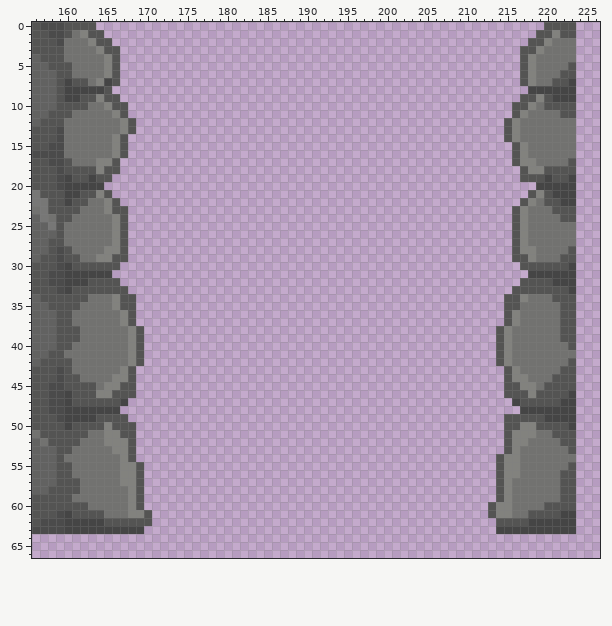
File history of a pixel-art file, godot_project/Assets/Sprites/Tilesets/Level1/level1_tileset.aseprite. Above, as it was before the edit.
512x512 pixels, 1 frame. Colours within 5 levels of each other are drawn and written as one. Shown: x 156..226, y 0..66.
Now the later version:
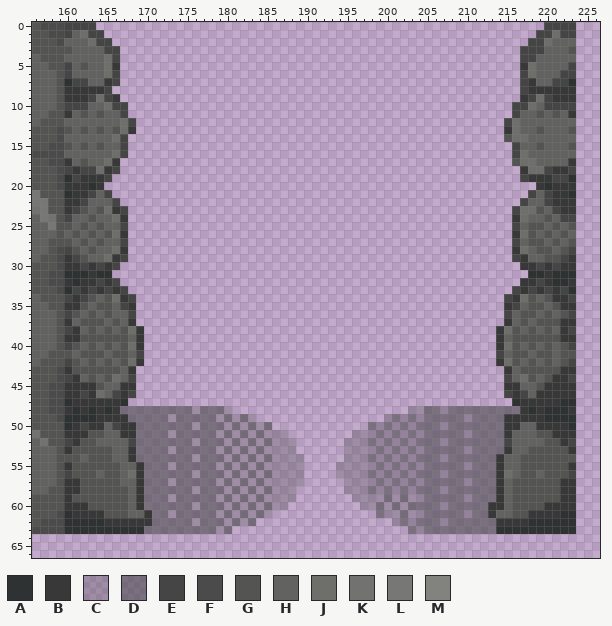
Palette (. is transparent): A #2e3232  B #383838  C #4444444a  D #45454592  E #454545  F #4b4b4b  G #545453  H #626261  J #6e6e6a  K #727270  L #777776  M #82827e
What changed:
y 0: x 160..163 GGGG -> EEEE; x 220..223 GGGG -> EEEE
y 1: x 160..164 GKMGG -> EHJEE; x 219..223 GGMGG -> EEJEE
y 2: x 160..165 KKKMGG -> HHHJEE; x 218..223 GGMKKK -> EEJHHH
y 3: x 160..166 KKKKMGG -> GHHHHEE; x 217..223 GGMKKKK -> EEEHHHG
y 4: x 160..166 KKKKKMG -> HHHHHJE; x 217..223 GMKKKKK -> EEHHHHH
y 5: x 160..166 GKKKKMG -> EHGHHJB; x 217..223 GMKKKKG -> BJHHHHE
y 6: x 160..166 GKKKKMG -> EHHHHJE; x 217..223 GMKKKGG -> EJHHHEE
y 7: x 160..166 EGGKMEG -> AEEHHBE; x 217..223 GMKKGGE -> EBHHEEA
y 8: x 160..165 EEEEEG -> BBBBBE; x 217..223 .EEEEEE -> EBBBBBB
y 9: x 160..166 EEGGMGG -> BBBEJEB; x 217..223 GGMGEEE -> BEJEBBB
y 10: x 160..167 GGGKKMGG -> EEEHHJEE; x 216..223 GGMKGGGG -> EEJHEEEE
y 11: x 160..167 GKKKKKMG -> BHGHGHHE; x 216..223 GMKKKKGG -> EHHGHGHB
y 12: x 160..168 KKKKKKKMG -> HHHHHHHJE; x 215..223 GMKKKKKKK -> EJHHHHHHH
y 13: x 160..168 KKKKKKKMG -> GHGHGHGJB; x 215..223 GMKKKKKKK -> BJHHGHHHG
y 14: x 160..167 KKKKKKMG -> HHHHHHJE; x 216..223 MKKKKKKK -> JJHHHHHH
y 15: x 160..167 KKKKKKMG -> GHGHGHHE; x 216..223 GMKKKKKK -> EHHGHHHG
y 16: x 160..167 KKKKKKMG -> HHHHHHJE; x 216..223 GMKKKKKK -> EJHHHHHH
y 17: x 160..166 GKKKMMG -> BHGHHJB; x 217..223 MMKKKKG -> JJHHHHB
y 18: x 160..166 GGGGMGG -> EBEEJBE; x 217..223 GMMGGGG -> BJJEBBE
y 19: x 160..165 EGGEGG -> AEBBBE; x 217..223 GGGEGGE -> EBBBEEA
y 20: x 160..164 EEEEE -> BBBAB; x 219..223 EEEEE -> BABBB
y 21: x 160..165 EEGGMG -> ABBEHE; x 218..223 GMGEEE -> EHEBBA
y 22: x 160..166 EGGKKMG -> BBEHHHE; x 217..223 GMKGGEE -> EHHEBBB
y 23: x 160..167 GGKKKMGG -> BEGHGJBE; x 216..223 GMKKKGGG -> EJJGHEBB
y 24: x 160..167 GKKKKKMG -> EHHGHHJB; x 216..223 GMKKKKGG -> BJHHGHEE
y 25: x 160..167 KKKKKKMG -> GHGHGHHE; x 216..223 GMKKKKKK -> EHGGHGHG
y 26: x 160..167 KKKKKKMG -> HGHGHGJB; x 216..223 GMKKKKKK -> BJGHGHGH
y 27: x 160..167 KKKKKKMG -> GHGHGHHE; x 216..223 GMKKKKKK -> EHGGHGHG
y 28: x 160..167 GKKKKMMG -> EGHGHHJB; x 216..223 GMMKKKKG -> BJHGGHGE
y 29: x 160..167 GGKKMMGG -> BEGHHJBE; x 216..223 GGMKKKGG -> EBHHGGEB
y 30: x 160..166 EGGGGGG -> BBEBEBE; x 217..223 GGGGGGE -> BBEBEBB
y 31: x 160..165 EEEEEE -> AAABAA; x 218..223 EEEEEE -> AABAAA
y 32: x 160..166 EEEGGGG -> BABBEBE; x 217..223 GGGGEEE -> BBEBAAB
y 33: x 160..167 EGGGGGGG -> AEBEBEBE; x 216..223 GGGGGGGE -> EBEBEBEA
y 34: x 160..168 GGGKKKMGG -> EBEGHGJBE; x 215..223 GGMKKKGGG -> EBJGHGBBE
y 35: x 160..168 GGKKKKMGG -> BBGHGGHEB; x 215..223 GGKKKKKGG -> BEHGGHGBB
y 36: x 160..168 GKKKKKKMG -> EGHGHGHHE; x 215..221 GMKKKKK -> EHGGHGH; x 223 G -> E
y 37: x 160..168 GKKKKKKMG -> BHGGGHGHB; x 215..223 GMKKKKKGG -> BHGHGGGBB
y 38: x 160..169 GGKKKKKKMG -> EBHGHGHGJB; x 214..223 GMKKKKKKGG -> BJGHGHGHBE
y 39: x 160..169 GGKKKKKKMG -> BBGGGGGGHB; x 214..223 GMKKKKKKGG -> BHGGGGGGBB
y 40: x 160..169 GKKKKKKKMG -> EGHGHGHGJB; x 214..223 GMKKKKKKKG -> BJGHGHGHGE
y 41: x 160..169 KKKKKKKKMG -> GHGGGHGGHE; x 214..223 GMKKKKKKKK -> EHGGHGGHGG
y 42: x 160..169 GKKKKKKKMG -> EGHGHGHGJB; x 214..223 GMKKKKKKKG -> BJGHGHGHGE
y 43: x 160..168 GKKKKKKMG -> BGGGGGGHB; x 215..223 GMKKKKKGG -> BHGGGGGBB
y 44: x 160..168 GGKKKKMMG -> EBHGHGJHE; x 215..223 GMMKKKGGG -> EHJGHGBBE
y 45: x 160..168 GGGGKMMGG -> BBBBGHHBB; x 215..223 GGMMKGGGG -> BBHHGBBBB
y 46: x 160..168 EGGGMMGGG -> BBEBJHEBE; x 215..223 GGGMGGGGE -> EBEHBBBBB
y 47: x 160..167 EGGGGGGE -> ABBBBBBA; x 216..223 EGGGGGEE -> ABBBBBAA
y 48: x 160..180 EEEEEEE.............. -> BABABABDDDDDDDDDCDDDC; x 203..223 ..............EEEEEEE -> CCDDCDDDDDDDDDBABAAAB
y 49: x 160..183 EEEEGGGG................ -> AAAABBBBDDDDDCDDDDDCDCDC; x 200..223 ...............GGGGGEEEE -> CDCDCDDDDDCDDDDBBBBBAAAA
y 50: x 160..185 EGGGGMGGG................. -> ABEBBHEBBDDDDDDDCDDDCDCDCD; x 198..223 .................GGMMGGGGE -> DCDCDCDDDCDDDDDDDBBHHBBBBA
y 51: x 160..187 GGGKKMMGG................... -> BBBGGHHBBDDDDCDDDDDCDCDCDCCC; x 196..223 ...................GMMMKKGGG -> CCCDCDCDCDDDDDCDDDDBHHHGGBBB
y 52: x 160..188 GGKKKMMMG.................... -> EBGGHHHHEDDDDDDDCDDDCDCDCDCCC; x 195..223 ....................GMMKKKKGG -> CCCDCDCDCDDDCDDDDDDDEHHHHGGBE
y 53: x 160..188 GKKKKKMMG.................... -> BGGGGGHHBDDDDCDDDDDCDCDCDCCCC; x 195..223 ....................GMKKKKKKG -> CCCCDCDCDCDDDDDCDDDDBHHGGGGGB
y 54: x 160..189 KKKKKKKMG..................... -> GGHGGGHHBDDDDDDDCDDDCDCDCDCCCC; x 195..223 ...................GMMKKKKKKK -> CCCDCDCDCDDDCDDDDDDBHHGGGGGGG
y 55: x 160..189 GKKKKKKMMG.................... -> BGGGGGGHHBDDDCDDDDDCDCDCDCCCCC; x 194..223 ....................GMMKKKKKKG -> CCCCCDCDCDCDDDDDCDDDBHHGGGGGGB
y 56: x 160..189 GKKKKKKMMG.................... -> EGGGHGGHJBDDDDDDCDDDCDCDCDCCCC; x 194..221 ....................GMMKKKKK -> CCCCDCDCDCDDDCDDDDDDBJHGGHGG; x 223 G -> E
y 57: x 160..189 GGKKKKKMMG.................... -> BBGGGGGHHBDDDCDDDDDCDCDCDCCCCC; x 195..223 ...................GMKKKKKKGG -> CCCCDCDCDCDDDDDCDDDBHGGGGGGBB
y 58: x 160..188 GGKKKKKKMG................... -> BBGGGGGGHBDDDDDDCDDDCDCDCDCCC; x 195..223 ...................GMKKKKKKGG -> CCCDCDCDCDDDCDDDDDDBHGGGGGGBB
y 59: x 160..188 GKKKKKKKMG................... -> BGGGGGGGHBDDDCDDDDDCDCDCDCCCC; x 196..223 ..................GMKKKKKKGG -> CCCCDCDCCDDDDDCDDDBHGGGGGGBB
y 60: x 160..187 GGGKKKKKMG.................. -> BBBGGGGGHBDDDDDDCDDDCDCDCDCC; x 197..223 ................GMMKKKKGGGG -> CCDCDCDDDDCDDDDDBBHGGGGBBBB
y 61: x 160..185 EGGGGKKKMMG............... -> ABBBBGGGHHBDDCDDDDDCDCDCDC; x 199..223 ..............GMMKKGGGGEE -> DCCDCCDDDDDCDDBHHGGBBBBAA
y 62: x 160..183 EEEEEGGGGGG............. -> AAAAABBBBBBDDDDDCDDDCDCD; x 201..223 .............GGGGEEEEEE -> CDCDDDCDDDDDDBBBBAAAAAA
y 63: x 160..180 EEEEEEEEEE........... -> AAAAAAAAAADDDDDDDDDCD; x 203..223 ...........EEEEEEEEEE -> DCDDDDDDDDDAAAAAAAAAA
Pixel boxes of the changes (left, top, right, bottom) in both pictures:
changed: (64, 22, 576, 534)
